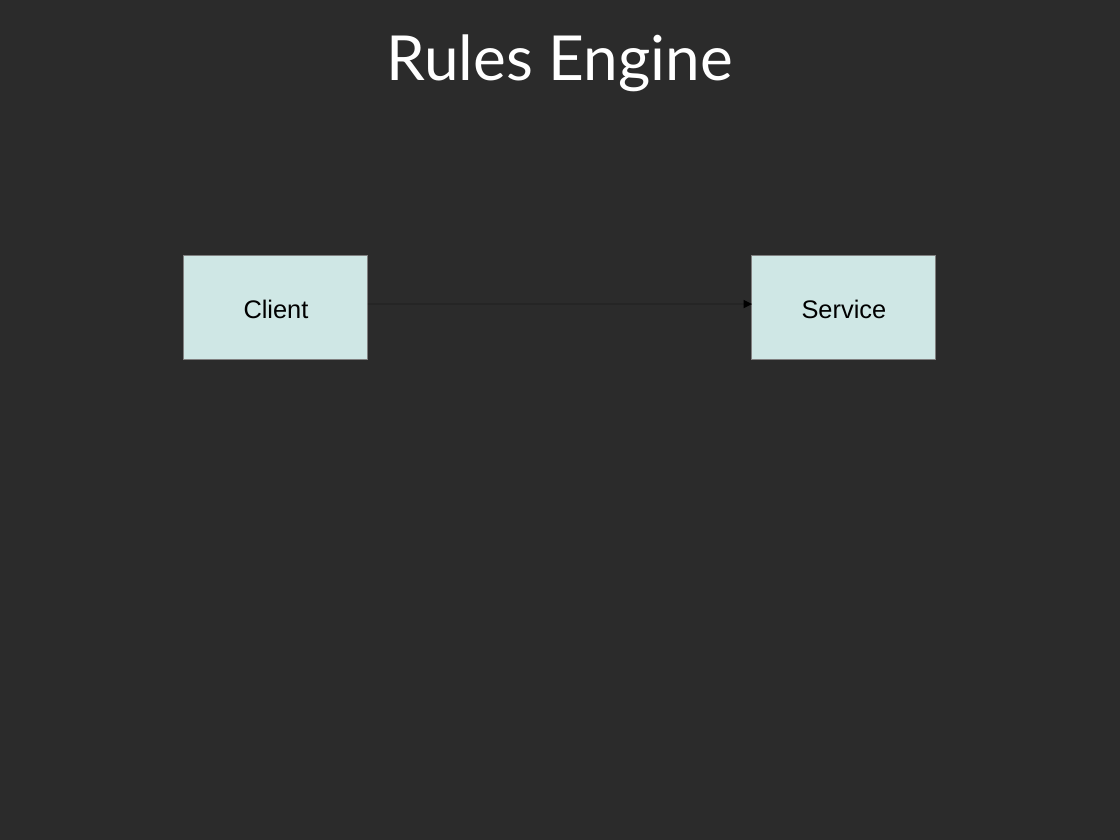
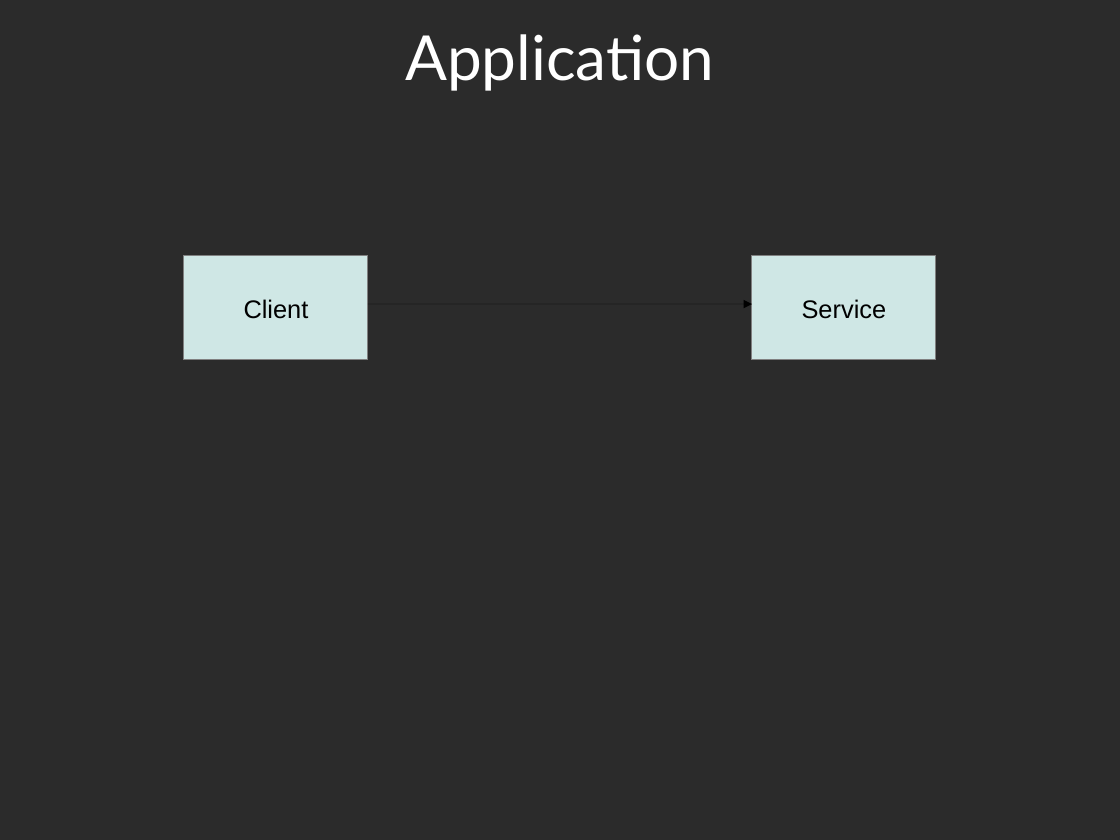
Before and after one commit to neilgall/pytest-docker-flask, a slide deck: slide 2 of slides.odp. Drawn at 1120x840 pixels with LibreOffice and Linux fonts; fonts in the diff are those of the drawing; background and template pictures are left out; a plain dark background stands for a picture behind light text. Boxes give left, top, right and bottom in pixels: in the first picture for what was removed or moved away, otherwise in the second. Text is boxed around its words. In the diff, an @@ line names an element or a change of style, - is before the commit and + after.

```diff
--- a/slides.odp
+++ b/slides.odp
@@ title at (405, 34, 714, 91): text changed @@
-Rules Engine
+Application
```
Also in this commit, not shown: 2 other slides changed.
